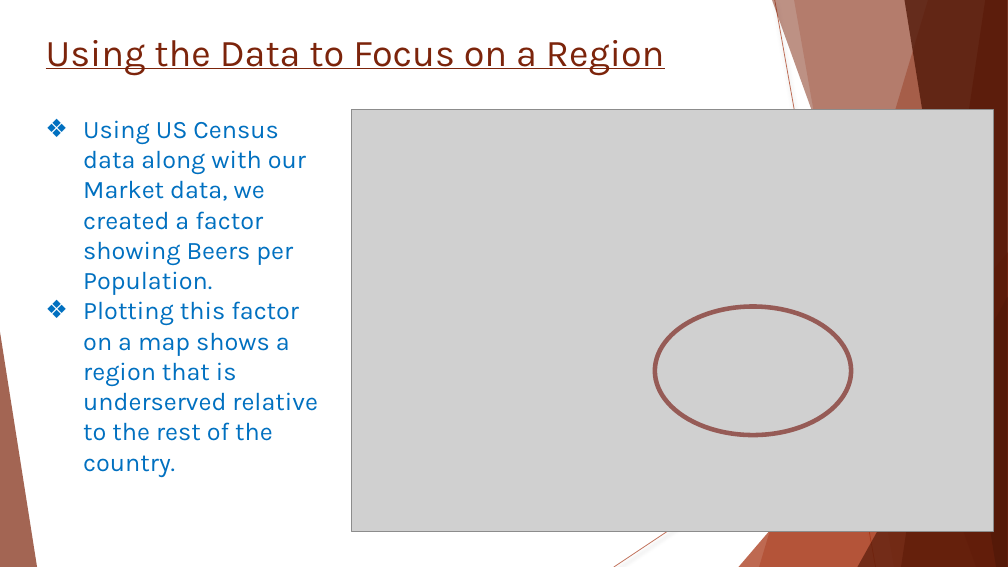
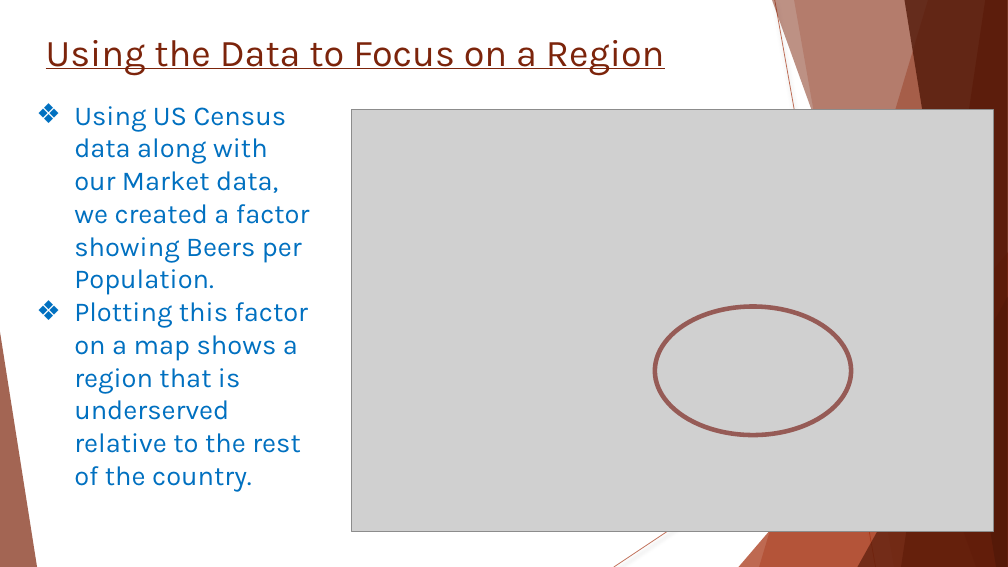
Before and after one commit to Wu-Sophia/BeerAnalysis, a slide deck: slide 15 of DataDynamos_BeerMarketingPresentation.pptx. Drawn at 1008x567 pixels with LibreOffice and Linux fonts; fonts in the diff are those of the drawing; grey boxes stand for pictures. Boxes give left, top, right and bottom in pixels: in the first picture for what was removed or moved away, otherwise in the second. Text is boxed around its words. In the diff, an @@ line names an element or a change of style, - is before the commit and + after.

```diff
--- a/DataDynamos_BeerMarketingPresentation.pptx
+++ b/DataDynamos_BeerMarketingPresentation.pptx
@@ text "Using US Census data along ...": place and size @@
-text "Using US Census data along ..." at <box>83,120,318,477</box>
+text "Using US Census data along ..." at <box>74,106,309,492</box>
@@ text "Using US Census data along ..." at <box>74,106,309,492</box>: size 24 to 26 pt @@
```
Also in this commit, not shown: 9 other slides changed.
